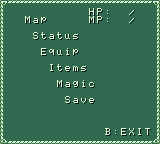
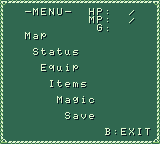
The second 160x144 image is a revision of the first. Changes to its layers:
painted on "main menu text" over [25, 8, 109, 120]
